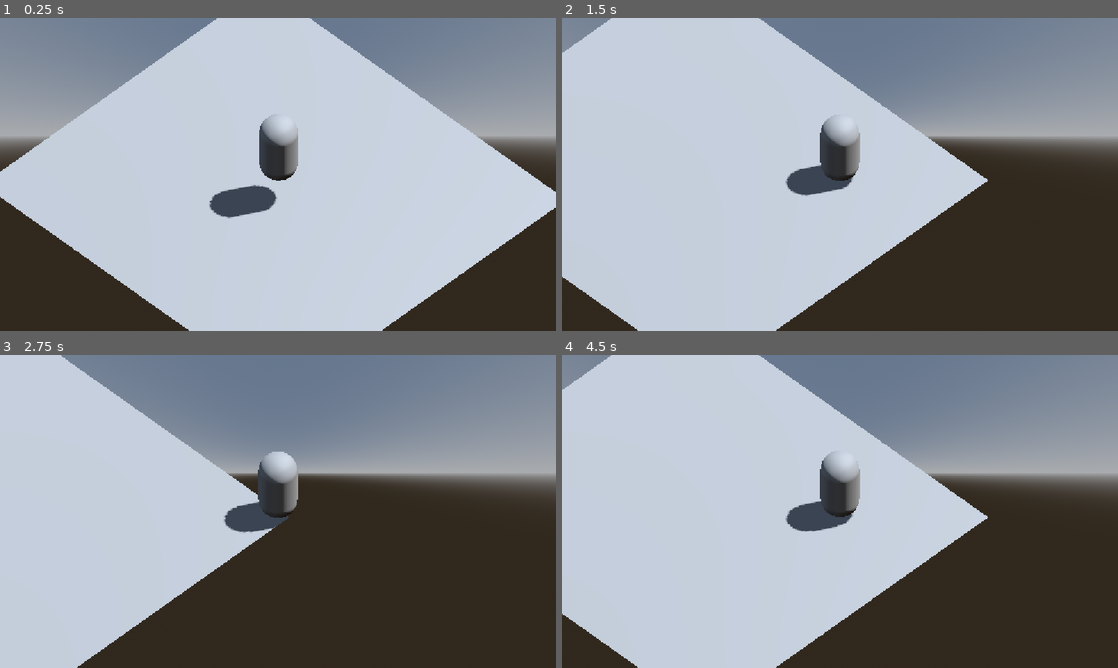
Above: before the commit, frames 1-4 (two rows, left to right).
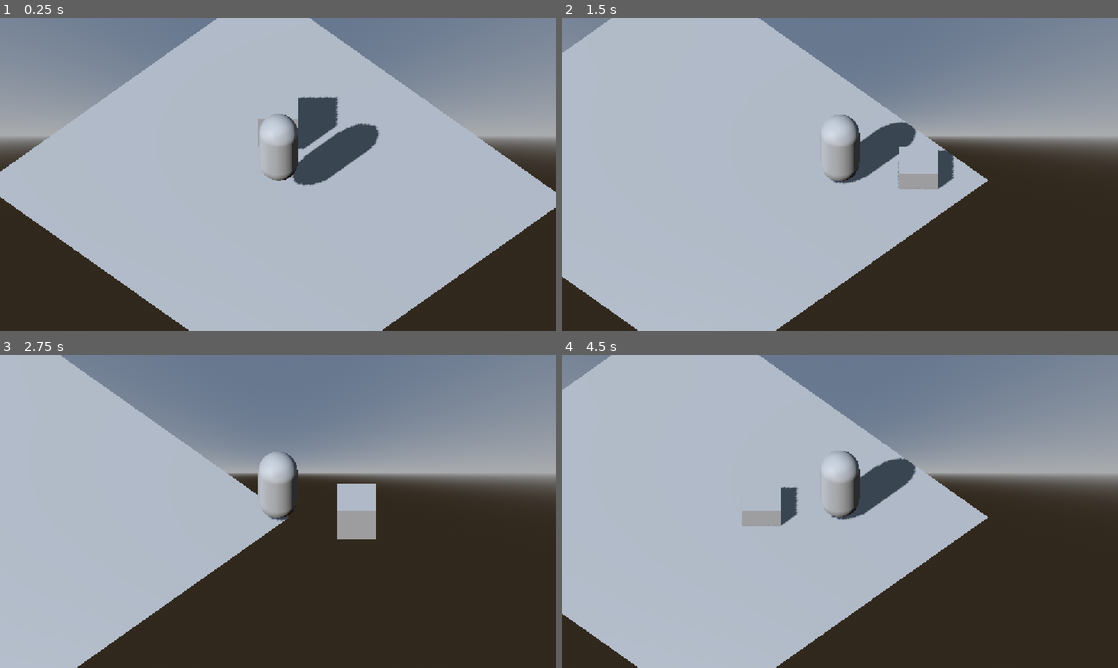
Above: after the commit, the same moments.

Repository: unimelb-game-makers/Team-Quibble-Production
Game: Godot game, scene res://scenes/shop.tscn
The game is run twice, just before and just after one commit, with the same random seed, the same clock (stepped at 60 frames per second) and the same inputs. This scene is started directly instead of the project's main scene.
Inputs (mouse positions are in pixels of both pictures, inside the frame that each line leads up to):
- Up to frame 1 (0.25 s): no input
- Up to frame 2 (1.5 s): move the mouse to (962, 158) at 0.52 s; press the mouse at (962, 158) at 0.53 s; hold D (move_right) 0.53-1.25 s; release the mouse at (962, 158) at 1.25 s; drag from (728, 190) to (812, 237) at 1.27 s
- Up to frame 3 (2.75 s): tap Enter at 2 s; move the mouse to (333, 442) at 2.02 s; press the mouse at (333, 442) at 2.03 s; hold D (move_right) from 2.03 s (still down)
- Up to frame 4 (4.5 s): release D (move_right) at 2.75 s; release the mouse at (895, 442) at 2.75 s; drag from (812, 574) to (673, 464) at 2.77 s; tap Space at 3.5 s; move the mouse to (1006, 558) at 3.52 s; press the mouse at (1006, 558) at 3.53 s; hold A (move_left) 3.53-4.25 s; release the mouse at (1006, 558) at 4.25 s; drag from (673, 464) to (756, 433) at 4.27 s

The runs differ from the first frame. In frame 1, 25% of the frame differs, in the area x 37-100%, y 18-100%; in frame 2, 6.7%; in frame 3, 3.0%; in frame 4, 7.3%.

Commit message:
smooth turning
this took way too long and probably wont actually be used with the art we're making. Oh wlel.

Diff:
--- a/cozy-potion-game/scenes/shop.tscn
+++ b/cozy-potion-game/scenes/shop.tscn
@@ -24,10 +24,12 @@
 
 [sub_resource type="CapsuleMesh" id="CapsuleMesh_4dvm4"]
 
+[sub_resource type="BoxMesh" id="BoxMesh_4dvm4"]
+
 [node name="Shop" type="Node" unique_id=428524118]
 
 [node name="DirectionalLight3D" type="DirectionalLight3D" parent="." unique_id=52749435]
-transform = Transform3D(-0.8660254, -0.43301278, 0.25, 0, 0.49999997, 0.86602545, -0.50000006, 0.75, -0.43301266, 0, 0, 0)
+transform = Transform3D(1, 0, 0, 0, 0.78260815, 0.62251467, 0, -0.62251467, 0.78260815, 0, 0, 0)
 shadow_enabled = true
 
 [node name="WorldEnvironment" type="WorldEnvironment" parent="." unique_id=135441025]
@@ -59,6 +61,10 @@
 transform = Transform3D(1, 0, 0, 0, 1, 0, 0, 0, 1, 0.016607285, 0.9809308, 0)
 mesh = SubResource("CapsuleMesh_4dvm4")
 
+[node name="YouAreLookingHere" type="MeshInstance3D" parent="Node3D/CharacterBody3D/AnimationPivot" unique_id=1618548505]
+transform = Transform3D(1, 0, 0, 0, 1, 0, 0, 0, 1, 0, 0, -2)
+mesh = SubResource("BoxMesh_4dvm4")
+
 [node name="CameraPivot" type="Node3D" parent="Node3D/CharacterBody3D" unique_id=475683213]
 
 [node name="Camera3D" type="Camera3D" parent="Node3D/CharacterBody3D/CameraPivot" unique_id=1999248506]
--- a/cozy-potion-game/scripts/world/world_player.gd
+++ b/cozy-potion-game/scripts/world/world_player.gd
@@ -11,6 +11,7 @@
 const SPEED = 5.0
 const JUMP_VELOCITY = 4.5
 const CAMERA_ZOOM_MAGNITUDE = 0.1
+const TURN_RATE = 2*PI
 var camera_sensitivity = 1
 
 func _unhandled_input(event: InputEvent) -> void:
@@ -47,9 +48,16 @@
 	if direction:
 		velocity.x = direction.x * SPEED
 		velocity.z = direction.z * SPEED
-		animation_pivot.look_at(position + direction)
-		print_debug(animation_pivot.basis)
-		print_debug(direction)
+		 #rotates the animation pivot (that is, the actual mesh as well as the
+		 #detector for interactable objects)
+		 #towards the movement direction at a rate of turn_rate per frame unless
+		 #we could just snap to that direction.
+		 #this implementation is a little overcomplicated so we can do smoothing
+		 #if that isnt needed and you are not me, maybe just use look_at()
+		var pivot_direction := animation_pivot.global_basis * Vector3.FORWARD
+		var angle_to_move_dir = pivot_direction.signed_angle_to(direction, Vector3(0,1,0))
+		var rotation = min(delta * TURN_RATE, abs(angle_to_move_dir)) * sign(angle_to_move_dir)
+		animation_pivot.rotate_y(rotation)
 
 	else:
 		velocity.x = move_toward(velocity.x, 0, SPEED)
